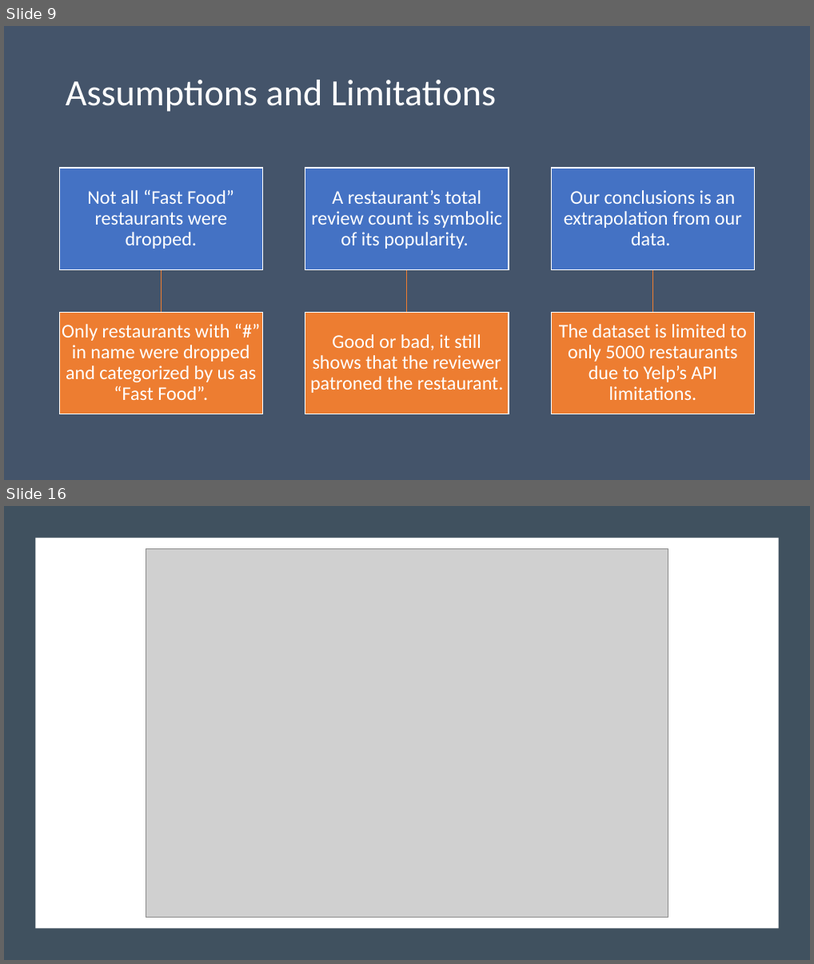
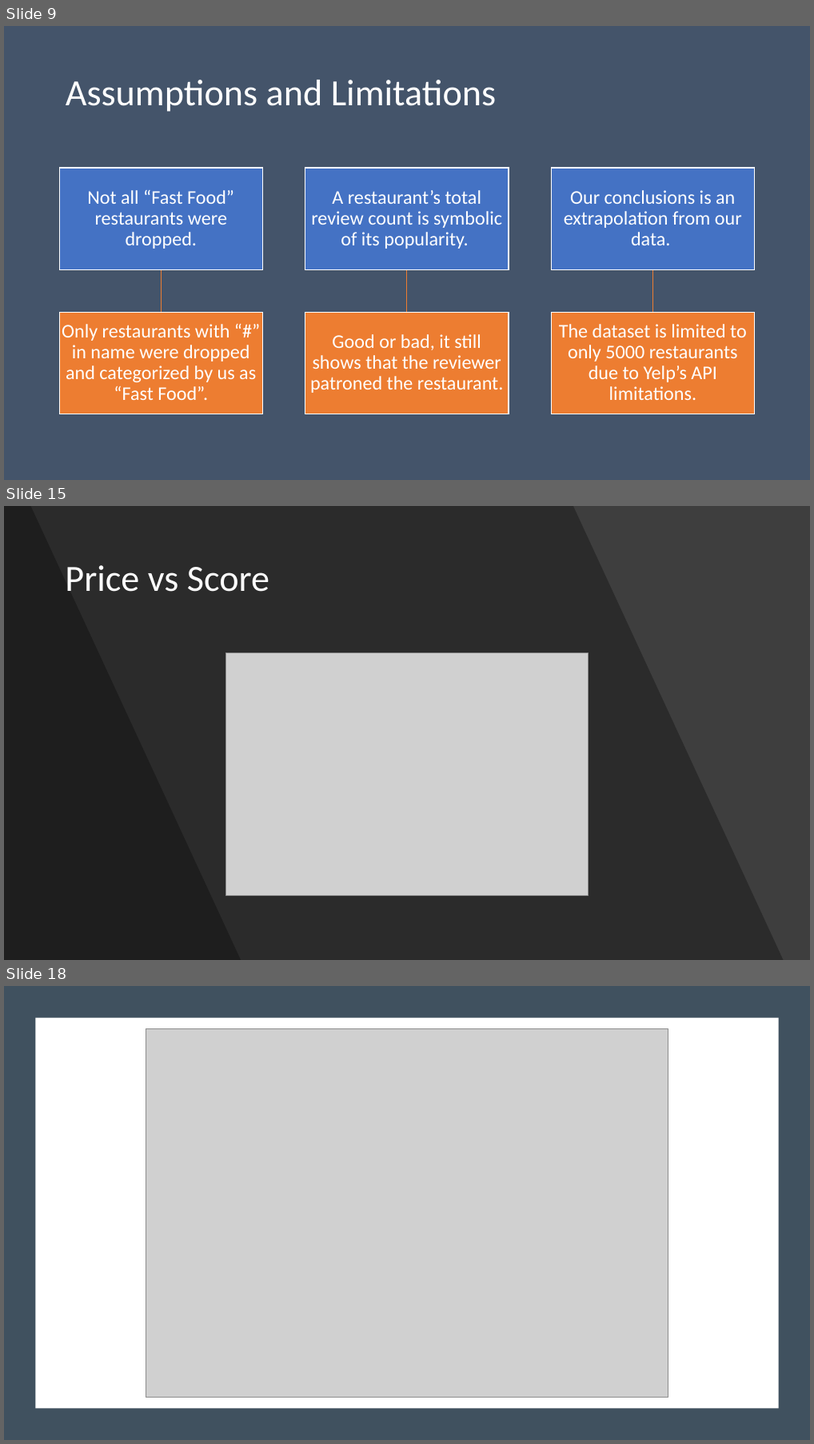
Before and after one commit to ryankchang/project1, a slide deck: GoodEats.pptx. Shown one above the other, each under a label of ours: slides 9 and 16 before the commit, slides 9, 15 and 18 after it; the slides between them are not shown. The pictures are 814x964 and 814x1444 pixels, drawn with LibreOffice and Linux fonts; fonts in the diff are those of the drawing; grey boxes stand for pictures. Boxes give left, top, right and bottom in pixels: in the first picture for what was removed or moved away, otherwise in the second. Text is boxed around its words. In the diff, an @@ line names an element or a change of style, - is before the commit and + after.

```diff
--- a/GoodEats.pptx
+++ b/GoodEats.pptx
@@ slide 15 added at [4, 506, 810, 960], background #454545 @@
@@ rectangle added at [4, 506, 810, 960], fill #000000 at 9% opacity @@
@@ freeform shape added at [4, 506, 784, 960], fill #000000 at 30% opacity @@
@@ freeform shape added at [4, 506, 241, 960], fill #000000 at 30% opacity @@
@@ title added at [65, 565, 270, 592], 44 pt, text #FFFFFF @@
+Price vs Score
@@ picture added at [226, 653, 589, 895] @@
@@ what was slide 16 is now slide 18 @@
```
Also in this commit, not shown: 6 slides changed, 1 other slide added.
